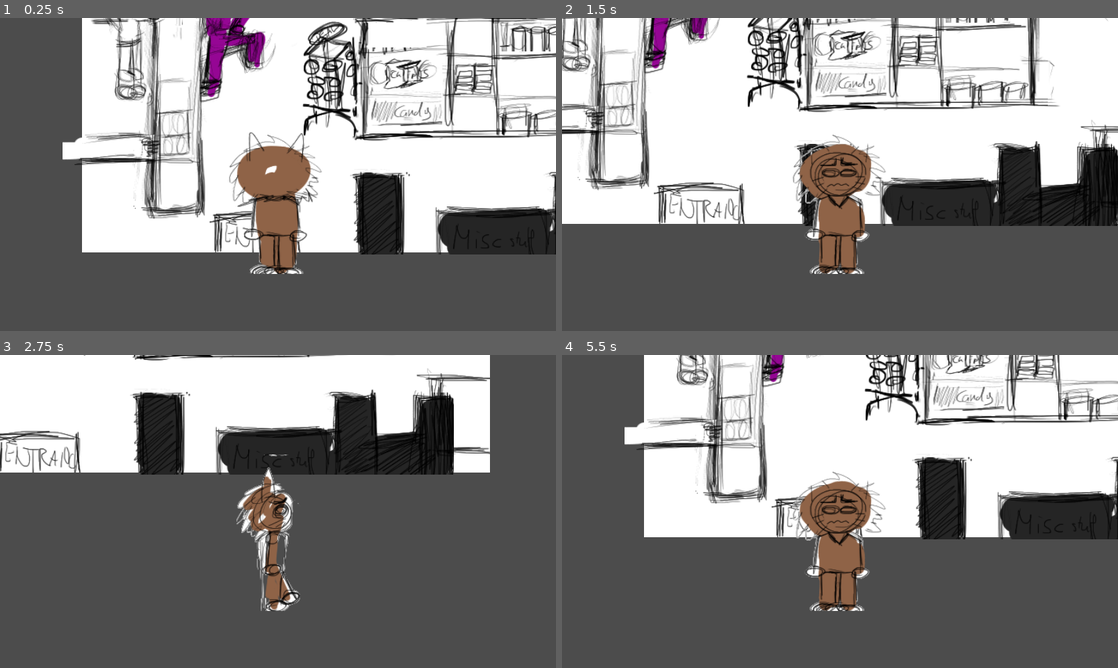
Above: before the commit, frames 1-4 (two rows, left to right).
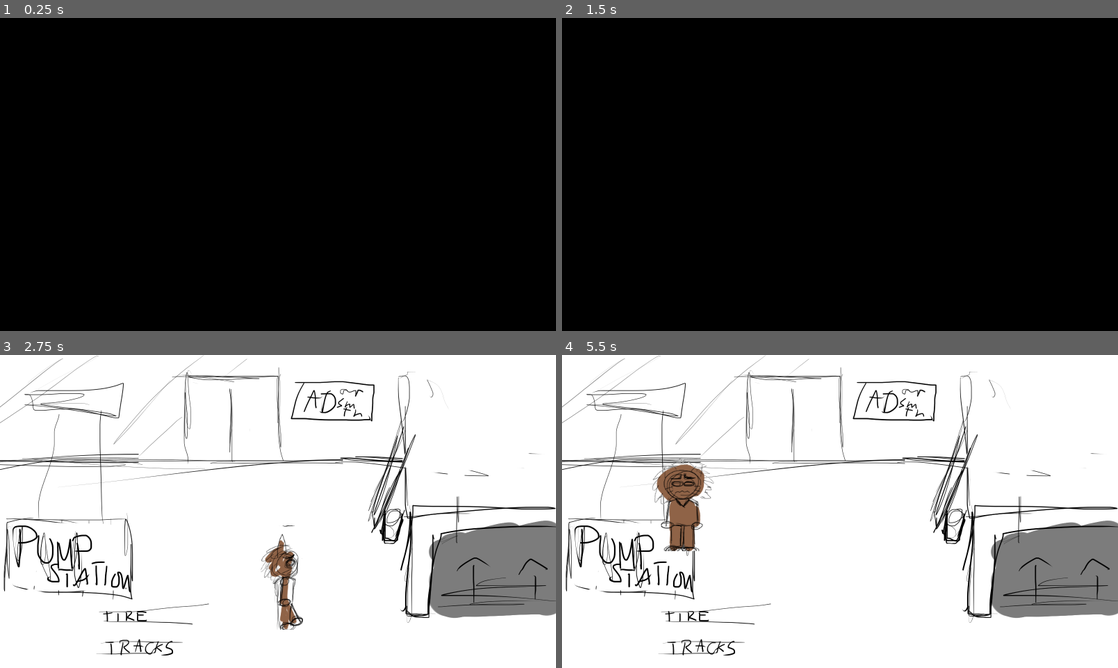
Above: after the commit, the same moments.

Repository: Cl0n3tr45h/sheepfarm
Game: Godot game, scene res://Scenes/DUMMY_Gasstation.tscn
Same seed, same stepped clock (60 frames per second), same inputs: the game is played once before the commit and once after it.
Inputs:
- Up to frame 1 (0.25 s): no input
- Up to frame 2 (1.5 s): tap Enter at 0.5 s; hold Right (ui_right) 0.53-1.28 s; hold Down (ui_down) from 1.28 s (still down)
- Up to frame 3 (2.75 s): release Down (ui_down) at 2.03 s; hold Right (ui_right) from 2.03 s (still down)
- Up to frame 4 (5.5 s): release Right (ui_right) at 2.78 s; hold Up (ui_up) 2.78-3.53 s; hold Left (ui_left) 3.53-5.03 s; hold Down (ui_down) from 5.03 s (still down)

The runs differ from the first frame. In frame 1, 98% of the frame differs, in the area x 0-100%, y 0-100%; in frame 2, 97%; in frame 3, 79%; in frame 4, 69%.

Commit message:
Virtue Signaling
screentransistions buggy

Diff:
--- a/Scenes/DUMMY_Gasstation.tscn
+++ b/Scenes/DUMMY_Gasstation.tscn
@@ -1,7 +1,8 @@
-[gd_scene load_steps=13 format=2]
+[gd_scene load_steps=19 format=2]
 
-[ext_resource path="res://Player.tscn" type="PackedScene" id=1]
+[ext_resource path="res://Scenes/Player.tscn" type="PackedScene" id=1]
 [ext_resource path="res://Backgrounds/DUMMY_Gasstation.png" type="Texture" id=2]
+[ext_resource path="res://Scenes/Exit.tscn" type="PackedScene" id=3]
 [ext_resource path="res://Assetts/DUMMY_counter.png" type="Texture" id=4]
 [ext_resource path="res://Assetts/DUMMY_fabit.png" type="Texture" id=5]
 [ext_resource path="res://Assetts/DUMMY_postcardstand.png" type="Texture" id=6]
@@ -9,18 +10,32 @@
 [ext_resource path="res://Assetts/DUMMY_freezer.png" type="Texture" id=8]
 [ext_resource path="res://Assetts/DUMMY_aisle.png" type="Texture" id=9]
 
-[sub_resource type="RectangleShape2D" id=1]
+[sub_resource type="RectangleShape2D" id=2]
 extents = Vector2( 151.778, 25 )
 
-[sub_resource type="RectangleShape2D" id=2]
+[sub_resource type="RectangleShape2D" id=3]
 extents = Vector2( 10.1508, 4.92126 )
 
-[sub_resource type="RectangleShape2D" id=3]
+[sub_resource type="RectangleShape2D" id=4]
+extents = Vector2( 25, 25 )
+
+[sub_resource type="RectangleShape2D" id=5]
+extents = Vector2( 50, 75 )
+
+[sub_resource type="RectangleShape2D" id=6]
 extents = Vector2( 100, 175 )
 
-[sub_resource type="CapsuleShape2D" id=4]
-radius = 25.4501
-height = 38.5998
+[sub_resource type="RectangleShape2D" id=7]
+extents = Vector2( 4.25, 50 )
+
+[sub_resource type="RectangleShape2D" id=8]
+extents = Vector2( 0.75, 250 )
+
+[sub_resource type="RectangleShape2D" id=9]
+extents = Vector2( 4.25, 50 )
+
+[sub_resource type="RectangleShape2D" id=10]
+extents = Vector2( 1.25, 275 )
 
 [node name="Gasstation" type="Node2D"]
 
@@ -31,59 +46,68 @@
 [node name="YSort" type="YSort" parent="."]
 
 [node name="freezer" type="StaticBody2D" parent="YSort"]
-position = Vector2( 550, 350 )
+position = Vector2( 475, 50 )
 
 [node name="Sprite" type="Sprite" parent="YSort/freezer"]
-position = Vector2( -78.5175, -342.95 )
 texture = ExtResource( 8 )
 
 [node name="CollisionShape2D" type="CollisionShape2D" parent="YSort/freezer"]
-position = Vector2( -75, -325 )
 scale = Vector2( 1.153, 1 )
-shape = SubResource( 1 )
+shape = SubResource( 2 )
 
 [node name="aisle" type="StaticBody2D" parent="YSort"]
+position = Vector2( 500, 225 )
 
 [node name="Sprite" type="Sprite" parent="YSort/aisle"]
-position = Vector2( 507.479, 204.986 )
+position = Vector2( 0, -25 )
 texture = ExtResource( 9 )
 
 [node name="Sprite2" type="Sprite" parent="YSort/aisle"]
-position = Vector2( 307.753, 228.333 )
+position = Vector2( -200, 0 )
 texture = ExtResource( 6 )
 
 [node name="CollisionShape2D" type="CollisionShape2D" parent="YSort/aisle"]
-position = Vector2( 475, 275 )
+position = Vector2( -50, 75.0001 )
 scale = Vector2( 17.24, 5.08 )
-shape = SubResource( 2 )
+shape = SubResource( 3 )
+
+[node name="fabi" type="StaticBody2D" parent="YSort" groups=[
+"interactables",
+]]
+position = Vector2( 175, 250 )
+
+[node name="Sprite" type="Sprite" parent="YSort/fabi"]
+position = Vector2( 0, -100 )
+texture = ExtResource( 5 )
+
+[node name="CollisionShape2D" type="CollisionShape2D" parent="YSort/fabi"]
+position = Vector2( 0, -25 )
+shape = SubResource( 4 )
+
+[node name="Area2D" type="Area2D" parent="YSort/fabi"]
+
+[node name="CollisionShape2D" type="CollisionShape2D" parent="YSort/fabi/Area2D"]
+self_modulate = Color( 0.262745, 0.905882, 0.105882, 1 )
+position = Vector2( 25, -25 )
+shape = SubResource( 5 )
 
 [node name="counter" type="StaticBody2D" parent="YSort"]
+position = Vector2( 75, 225 )
 
 [node name="Sprite" type="Sprite" parent="YSort/counter"]
-position = Vector2( 74.2383, 238.227 )
 texture = ExtResource( 4 )
 
 [node name="CollisionShape2D" type="CollisionShape2D" parent="YSort/counter"]
-position = Vector2( 50, 250 )
-shape = SubResource( 3 )
-
-[node name="fabi" type="StaticBody2D" parent="YSort"]
-
-[node name="Sprite" type="Sprite" parent="YSort/fabi"]
-position = Vector2( 185.25, 138.7 )
-texture = ExtResource( 5 )
-
-[node name="CollisionShape2D" type="CollisionShape2D" parent="YSort/fabi"]
-position = Vector2( 174.8, 203.3 )
-shape = SubResource( 4 )
+position = Vector2( -25, 0 )
+shape = SubResource( 6 )
 
 [node name="Player" parent="YSort" instance=ExtResource( 1 )]
-position = Vector2( 250, 450 )
+position = Vector2( 225, 400 )
 
 [node name="Camera2D" type="Camera2D" parent="YSort/Player"]
-position = Vector2( 0, -100 )
-rotation = 3.14159
+position = Vector2( 0, -75 )
 scale = Vector2( 1.33326, 1.87936 )
+rotating = true
 current = true
 zoom = Vector2( 0.885, 0.89 )
 
@@ -97,3 +121,28 @@
 cell_size = Vector2( 50, 50 )
 cell_y_sort = true
 format = 1
+
+[node name="Border" type="StaticBody2D" parent="."]
+visible = false
+position = Vector2( 400, -50 )
+scale = Vector2( 100, 1 )
+
+[node name="CollisionShape2D" type="CollisionShape2D" parent="Border"]
+shape = SubResource( 7 )
+
+[node name="CollisionShape2D2" type="CollisionShape2D" parent="Border"]
+position = Vector2( 4.75, 275 )
+shape = SubResource( 8 )
+
+[node name="CollisionShape2D3" type="CollisionShape2D" parent="Border"]
+position = Vector2( -4.76837e-07, 550 )
+shape = SubResource( 9 )
+
+[node name="CollisionShape2D4" type="CollisionShape2D" parent="Border"]
+position = Vector2( -5.24, 300 )
+shape = SubResource( 10 )
+
+[node name="Exit" parent="." instance=ExtResource( 3 )]
+position = Vector2( 225, 425 )
+scale = Vector2( 2.145, 1 )
+path = "res://Scenes/DUMMY_GasstationOutside.tscn"
--- /dev/null
+++ b/Scenes/DUMMY_GasstationOutside.tscn
@@ -0,0 +1,21 @@
+[gd_scene load_steps=4 format=2]
+
+[ext_resource path="res://Scenes/Player.tscn" type="PackedScene" id=1]
+[ext_resource path="res://Scenes/Exit.tscn" type="PackedScene" id=2]
+[ext_resource path="res://Backgrounds/DUMMY_GasstationOutside.png" type="Texture" id=3]
+
+[node name="Node2D" type="Node2D"]
+
+[node name="DUMMY_GasstationOutside" type="Sprite" parent="."]
+position = Vector2( 400, 225 )
+scale = Vector2( 0.5, 0.5 )
+texture = ExtResource( 3 )
+
+[node name="Player" parent="." instance=ExtResource( 1 )]
+position = Vector2( 325, 227 )
+scale = Vector2( 0.75, 0.75 )
+
+[node name="Exit" parent="." instance=ExtResource( 2 )]
+position = Vector2( 337, 158 )
+scale = Vector2( 3.03908, 0.992557 )
+path = "res://Scenes/DUMMY_Gasstation.tscn"
--- /dev/null
+++ b/Scenes/Exit.gd
@@ -0,0 +1,31 @@
+extends Area2D
+
+signal scene_changed()
+
+export(String, FILE, "*.tscn") var path
+
+onready var animationPlayer = $AnimationPlayer
+onready var black = $Control/black
+
+func _ready():
+	$Control.hide()
+	var playerNode = get_tree().get_root().find_node("Player", true, false)
+	#catch signals
+	playerNode.connect("moved", self, "_on_Player_moved")
+
+
+func _on_Player_moved():
+	var bodies = get_overlapping_bodies()
+	for body in bodies:
+		if body.name == "Player":
+			change_scene()
+
+func change_scene():
+	$Control.show()
+	yield(get_tree().create_timer(0.5), "timeout")
+	animationPlayer.play("fade")
+	yield(animationPlayer,"animation_finished")
+	get_tree().change_scene(path)
+	animationPlayer.play_backwards("fade")
+	yield(animationPlayer,"animation_finished")
+	emit_signal("scene_changed")
--- /dev/null
+++ b/Scenes/Exit.tscn
@@ -0,0 +1,50 @@
+[gd_scene load_steps=4 format=2]
+
+[ext_resource path="res://Scenes/Exit.gd" type="Script" id=1]
+
+[sub_resource type="RectangleShape2D" id=1]
+extents = Vector2( 25, 25 )
+
+[sub_resource type="Animation" id=2]
+resource_name = "fade"
+tracks/0/type = "value"
+tracks/0/path = NodePath("Control/black:modulate")
+tracks/0/interp = 1
+tracks/0/loop_wrap = true
+tracks/0/imported = false
+tracks/0/enabled = true
+tracks/0/keys = {
+"times": PoolRealArray( 0.2, 0.7 ),
+"transitions": PoolRealArray( 1, 1 ),
+"update": 0,
+"values": [ Color( 1, 1, 1, 0 ), Color( 1, 1, 1, 1 ) ]
+}
+
+[node name="Exit" type="Area2D"]
+script = ExtResource( 1 )
+
+[node name="CollisionShape2D" type="CollisionShape2D" parent="."]
+shape = SubResource( 1 )
+
+[node name="Control" type="Control" parent="."]
+margin_right = 40.0
+margin_bottom = 40.0
+__meta__ = {
+"_edit_use_anchors_": false
+}
+
+[node name="black" type="ColorRect" parent="Control"]
+anchor_right = 1.0
+anchor_bottom = 1.0
+margin_left = -1825.0
+margin_top = -1025.0
+margin_right = -265.0
+margin_bottom = -165.0
+rect_scale = Vector2( 2.742, 2.754 )
+color = Color( 0, 0, 0, 1 )
+__meta__ = {
+"_edit_use_anchors_": false
+}
+
+[node name="AnimationPlayer" type="AnimationPlayer" parent="."]
+anims/fade = SubResource( 2 )
--- a/Layout_stuff.tscn
+++ b/Scenes/Layout_stuff.tscn
@@ -1,8 +1,9 @@
 [gd_scene load_steps=4 format=2]
 
 [ext_resource path="res://Backgrounds/DUMMY_Gasstation.png" type="Texture" id=1]
-[ext_resource path="res://Player.tscn" type="PackedScene" id=2]
+[ext_resource path="res://Scenes/Player.tscn" type="PackedScene" id=2]
 [ext_resource path="res://Assetts/DUMMY_sheepstand.png" type="Texture" id=3]
+
 
 [node name="Node2D" type="Node2D"]
 
--- a/Player.tscn
+++ b/Scenes/Player.tscn
@@ -2,10 +2,6 @@
 
 [ext_resource path="res://Characters/DUMMY_flub.png" type="Texture" id=1]
 [ext_resource path="res://scripts/Player.gd" type="Script" id=2]
-
-[sub_resource type="CapsuleShape2D" id=1]
-radius = 12.4528
-height = 48.6205
 
 [sub_resource type="Animation" id=2]
 resource_name = "walk_back"
@@ -175,6 +171,8 @@
 
 [sub_resource type="AnimationNodeStateMachinePlayback" id=41]
 
+[sub_resource type="RectangleShape2D" id=42]
+
 [node name="Player" type="KinematicBody2D"]
 script = ExtResource( 2 )
 
@@ -185,12 +183,6 @@
 hframes = 4
 frame = 1
 
-[node name="CollisionShape2D" type="CollisionShape2D" parent="."]
-visible = false
-position = Vector2( 217.55, 443.65 )
-rotation = 1.56251
-shape = SubResource( 1 )
-
 [node name="RayCast2D" type="RayCast2D" parent="."]
 position = Vector2( 0, 1 )
 enabled = true
@@ -208,3 +200,8 @@
 active = true
 parameters/playback = SubResource( 40 )
 parameters/StateMachine/playback = SubResource( 41 )
+
+[node name="CollisionShape2D" type="CollisionShape2D" parent="."]
+position = Vector2( 0, 18.875 )
+scale = Vector2( 2.378, 1 )
+shape = SubResource( 42 )
--- /dev/null
+++ b/Scenes/SceneChange.tscn
@@ -0,0 +1,39 @@
+[gd_scene load_steps=3 format=2]
+
+[ext_resource path="res://scripts/SceneChanger.gd" type="Script" id=1]
+
+[sub_resource type="Animation" id=1]
+resource_name = "fade"
+tracks/0/type = "value"
+tracks/0/path = NodePath("Control/black:modulate")
+tracks/0/interp = 1
+tracks/0/loop_wrap = true
+tracks/0/imported = false
+tracks/0/enabled = true
+tracks/0/keys = {
+"times": PoolRealArray( 0.1, 0.6 ),
+"transitions": PoolRealArray( 1, 1 ),
+"update": 0,
+"values": [ Color( 1, 1, 1, 0 ), Color( 1, 1, 1, 1 ) ]
+}
+
+[node name="CanvasLayer" type="CanvasLayer"]
+script = ExtResource( 1 )
+
+[node name="Control" type="Control" parent="."]
+margin_right = 40.0
+margin_bottom = 40.0
+__meta__ = {
+"_edit_use_anchors_": false
+}
+
+[node name="black" type="ColorRect" parent="Control"]
+anchor_right = 1.0
+anchor_bottom = 1.0
+color = Color( 0, 0, 0, 1 )
+__meta__ = {
+"_edit_use_anchors_": false
+}
+
+[node name="AnimationPlayer" type="AnimationPlayer" parent="."]
+anims/fade = SubResource( 1 )
--- /dev/null
+++ b/json/Djinn.json
@@ -0,0 +1,84 @@
+{
+    "title": "Djinn_Dialogue_1",
+    "data": {
+        "stitches": {
+            "whelpTheCarsBust": {
+                "content": [
+                    "Whelp, the car's busted alright... Can you check the station if they sell any parts?",
+                    {
+                        "option": "Do you know Fabi is flirting with the cashier...?",
+                        "linkPath": "ohIiHopeFabisHav",
+                        "ifConditions": [
+                            {
+                                "ifCondition": "saw fabi flirting"
+                            }
+                        ],
+                        "notIfConditions": null
+                    },
+                    {
+                        "option": "I'll do my best",
+                        "linkPath": "thanksIThinkFabi",
+                        "ifConditions": null,
+                        "notIfConditions": null
+                    },
+                    {
+                        "pageNum": 1
+                    },
+                    {
+                        "pageLabel": " Djinn_start"
+                    }
+                ]
+            },
+            "ohIiHopeFabisHav": {
+                "content": [
+                    "Oh? I-i hope Fabi's having fun!",
+                    {
+                        "option": "D-doesn't that upset you? He's your boyfriend.",
+                        "linkPath": "noNotReallyWereP",
+                        "ifConditions": null,
+                        "notIfConditions": null
+                    }
+                ]
+            },
+            "thanksIThinkFabi": {
+                "content": [
+                    "Thanks! I think Fabi went ahead already, too"
+                ]
+            },
+            "noNotReallyWereP": {
+                "content": [
+                    "No, not really. We're poly. ",
+                    {
+                        "divert": "itsNotLikeHesFul"
+                    }
+                ]
+            },
+            "itsNotLikeHesFul": {
+                "content": [
+                    "It's not like... he's full-on making out with them, right? I'm sure if he's... further interested he'll introduce us",
+                    {
+                        "option": "I guess so.",
+                        "linkPath": "canYouPleaseGetT",
+                        "ifConditions": null,
+                        "notIfConditions": null
+                    }
+                ]
+            },
+            "canYouPleaseGetT": {
+                "content": [
+                    "Can you please get the car parts now?"
+                ]
+            }
+        },
+        "initial": "whelpTheCarsBust",
+        "optionMirroring": true,
+        "allowCheckpoints": false,
+        "editorData": {
+            "playPoint": "whelpTheCarsBust",
+            "libraryVisible": false,
+            "authorName": "Sheepfarm",
+            "textSize": 0
+        }
+    },
+    "url_key": 13929
+}
--- /dev/null
+++ b/json/Fabi.json
@@ -0,0 +1,73 @@
+{
+    "title": "Fabi_Dialogue_1",
+    "data": {
+        "stitches": {
+            "soThereIWasStuck": {
+                "content": [
+                    "So there I was stuck in the window- in my hand *still* the burning- Oh-",
+                    {
+                        "divert": "heyFlubiusIsTheC"
+                    },
+                    {
+                        "pageNum": 1
+                    },
+                    {
+                        "pageLabel": " FabiStart"
+                    }
+                ]
+            },
+            "heyFlubiusIsTheC": {
+                "content": [
+                    "Hey Flubius, is the car working again?",
+                    {
+                        "option": "No. (Exit Conversation)",
+                        "linkPath": "wellHmuOnceItDoe",
+                        "ifConditions": null,
+                        "notIfConditions": null
+                    },
+                    {
+                        "option": "I'm trying to find the correct parts...",
+                        "linkPath": "haveYouCheckedOu",
+                        "ifConditions": null,
+                        "notIfConditions": null
+                    }
+                ]
+            },
+            "wellHmuOnceItDoe": {
+                "content": [
+                    "Well hmu once it does~!",
+                    {
+                        "flagName": "saw fabi flirting"
+                    },
+                    {
+                        "pageNum": -1
+                    }
+                ]
+            },
+            "haveYouCheckedOu": {
+                "content": [
+                    "Have you checked out the weird cutout ad back there? Maybe it has what we need",
+                    {
+                        "runOn": true
+                    },
+                    {
+                        "flagName": "saw fabi flirting"
+                    },
+                    {
+                        "pageNum": -1
+                    }
+                ]
+            }
+        },
+        "initial": "soThereIWasStuck",
+        "optionMirroring": true,
+        "allowCheckpoints": false,
+        "editorData": {
+            "playPoint": "heyFlubiusIsTheC",
+            "libraryVisible": false,
+            "authorName": "SheepFarm",
+            "textSize": 0
+        }
+    },
+    "url_key": 13928
+}
--- /dev/null
+++ b/json/prologue.json
@@ -0,0 +1,62 @@
+[
+	{
+		"title": "FabiStart",
+		"tags": "",
+		"body": "Fabi: <<mood flirting>> So there I was; stuck in the window- in my hand *still* the burning-- <<mood surprised>> \nFabi: <<mood relaxed>> Hey Flubius is the car working again? <<set $saw_fabi_flirting to true>> [[No. |Exit]] [[I'm trying to find the correct parts...|Carparts]]",
+		"position": {
+			"x": -683,
+			"y": -354
+		},
+		"colorID": 8
+	},
+	{
+		"title": "Exit",
+		"tags": "",
+		"body": "Fabi: <<mood smiling>> Well tell me once it does!",
+		"position": {
+			"x": -293,
+			"y": -514
+		},
+		"colorID": 0
+	},
+	{
+		"title": "Carparts",
+		"tags": "",
+		"body": "Fabi: Have you checked out the weird cutout ad back there? Maybe it has what we need",
+		"position": {
+			"x": -84,
+			"y": -335
+		},
+		"colorID": 0
+	},
+	{
+		"title": "DjinnStart",
+		"tags": "",
+		"body": "<<if $spoken_to_Djinn is false>>\n    Djinn: <<mood :\\>>Whelp.. The car's busted... Can you check the station if they sell any parts? <<set $spoken_to_Djinn to true>>\n    Flubius:Yea I'll take a look \n<<if $spoken_to_Djinn is true>>\n    Djinn: <<mood :\\>>Did you get the parts yet? \n    Flubius: No.\n    <<if $saw_fabi_flirting is true>>\n    [[Do you know that Fabi is flirting with the cashier? |Flirt]]\n<<if carparts in inventory (LOOK UP CORRECT EXPRESSION)>>\n[[U-uh-- A-about the p-parts... |Cont]]",
+		"position": {
+			"x": -687,
+			"y": -19
+		},
+		"colorID": 4
+	},
+	{
+		"title": "Flirt",
+		"tags": "",
+		"body": "Djinn: Oh? I-i hope Fabi's having fun!\nFlubius: Doesn't that upset you? He's your boyfriend, I thought.\nDjinn: No, it doesn't... We're poly.\nDjinn: It's not like...he's full on making out with them, right? I'm sure if he's... further interested he'll introduce us.\nFlubius: I guess so.\nDjinn: ...Can you please get the car parts now?",
+		"position": {
+			"x": -377,
+			"y": 158
+		},
+		"colorID": 0
+	},
+	{
+		"title": "Cont",
+		"tags": "",
+		"body": "Describe scene with Vev and Fab coming outside and y'k now th rest",
+		"position": {
+			"x": -361,
+			"y": -152
+		},
+		"colorID": 0
+	}
+]
--- /dev/null
+++ b/json/yarn.json
@@ -0,0 +1,22 @@
+[
+	{
+		"title": "Start",
+		"tags": "",
+		"body": "Fabi: TEXT  :) <<mood relaxed>>😁",
+		"position": {
+			"x": 54,
+			"y": 32
+		},
+		"colorID": 0
+	},
+	{
+		"title": "other nöde",
+		"tags": "",
+		"body": "Empty Text",
+		"position": {
+			"x": 383,
+			"y": 238
+		},
+		"colorID": 0
+	}
+]
--- a/project.godot
+++ b/project.godot
@@ -19,6 +19,11 @@
 run/main_scene="res://Scenes/DUMMY_Gasstation.tscn"
 config/icon="res://icon.png"
 
+[autoload]
+
+SceneChange="*res://Scenes/SceneChange.tscn"
+Exit="*res://Scenes/Exit.tscn"
+
 [display]
 
 window/size/width=800
--- a/scripts/Player.gd
+++ b/scripts/Player.gd
@@ -2,9 +2,10 @@
 
 var velocity = Vector2.ZERO
 var input_vector = Vector2()
-
 var last_position = Vector2()
 var target_position = Vector2()
+
+signal moved
 
 const ACCELERATION = 500
 const MAX_SPEED = 200
@@ -19,7 +20,8 @@
 # Called when the node enters the scene tree for the first time.
 
 func _ready():
-	position = position.snapped(Vector2(TILESIZE,TILESIZE))
+# warning-ignore:integer_division
+	position = position.snapped(Vector2(TILESIZE,TILESIZE)) - Vector2(TILESIZE/2.0, TILESIZE/2.0)
 	last_position = position
 	target_position = position
 
@@ -30,13 +32,17 @@
 		position = last_position
 		target_position = last_position
 	else:
+		position += MAX_SPEED * input_vector * delta
 
-		position += MAX_SPEED * input_vector * delta
+
+		var walked_distance = position.distance_to(last_position)
+		ray.cast_to = input_vector * (TILESIZE - walked_distance)
 
 		if position.distance_to(last_position) >= TILESIZE:
 			position = target_position
+		emit_signal("moved")
 
-		#IDLE
+	#IDLE
 	if position == target_position:
 		get_input_vector()
 		last_position = position
@@ -64,8 +70,7 @@
 	if input_vector.y < 0:
 		animationState.travel("walk_backward")
 
-	if input_vector != Vector2.ZERO: #ray cast to face where body's going
-		ray.cast_to = input_vector * TILESIZE
+	ray.cast_to = input_vector * TILESIZE
 
 
 
--- /dev/null
+++ b/scripts/SceneChanger.gd
@@ -0,0 +1,22 @@
+extends CanvasLayer
+
+
+signal scene_changed()
+
+export(String, FILE, "*.tscn") var path
+
+onready var animationPlayer = $AnimationPlayer
+onready var black = $Control/black
+
+func _ready():
+	$Control.hide()
+
+func change_scene(delay = 0.5):
+	$Control.show()
+	yield(get_tree().create_timer(delay), "timeout")
+	animationPlayer.play("fade")
+	yield(animationPlayer,"animation_finished")
+	assert(get_tree().change_scene(path) == OK)
+	animationPlayer.play_backwards("fade")
+	yield(animationPlayer,"animation_finished")
+	emit_signal("scene_changed")
Binary file added: Backgrounds/DUMMY_GasstationOutside.png
Not shown, added: Backgrounds/DUMMY_GasstationOutside.png.import
Binary file added: Characters/DUMMY_fabi_talkSprite_neutral.png
Not shown, added: Characters/DUMMY_fabi_talkSprite_neutral.png.import
Not shown, added: Backgrounds/DUMMY_GasstationOutside.kra
Not shown, added: Backgrounds/DUMMY_streetCar.kra
Not shown, added: Backgrounds/DUMMY_streetGas.kra
Not shown, added: Backgrounds/DUMMY_streetMid.kra
